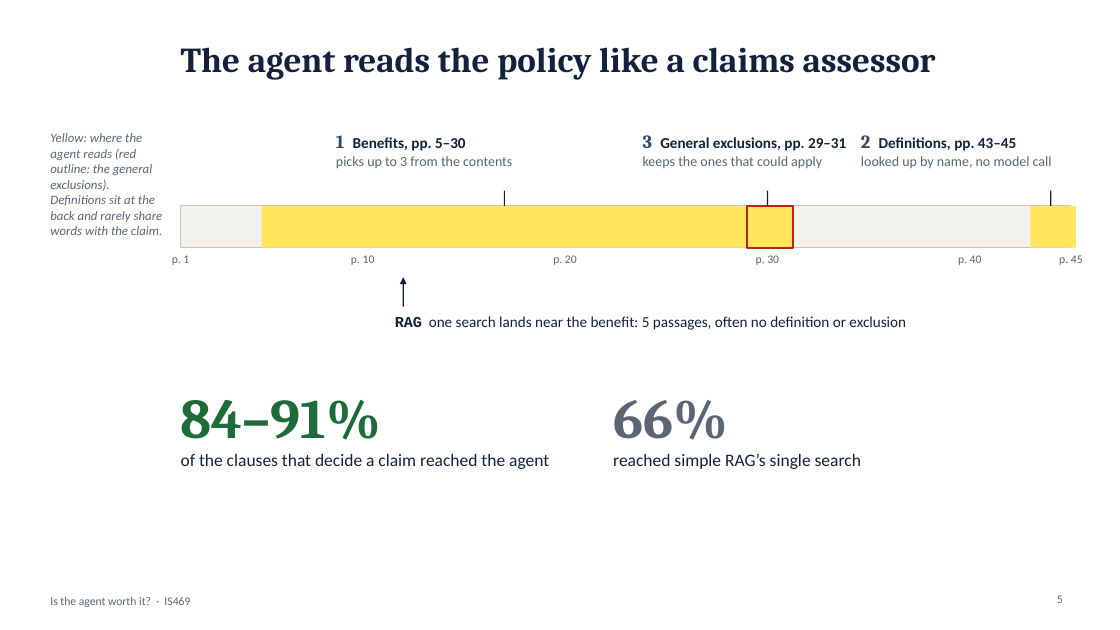
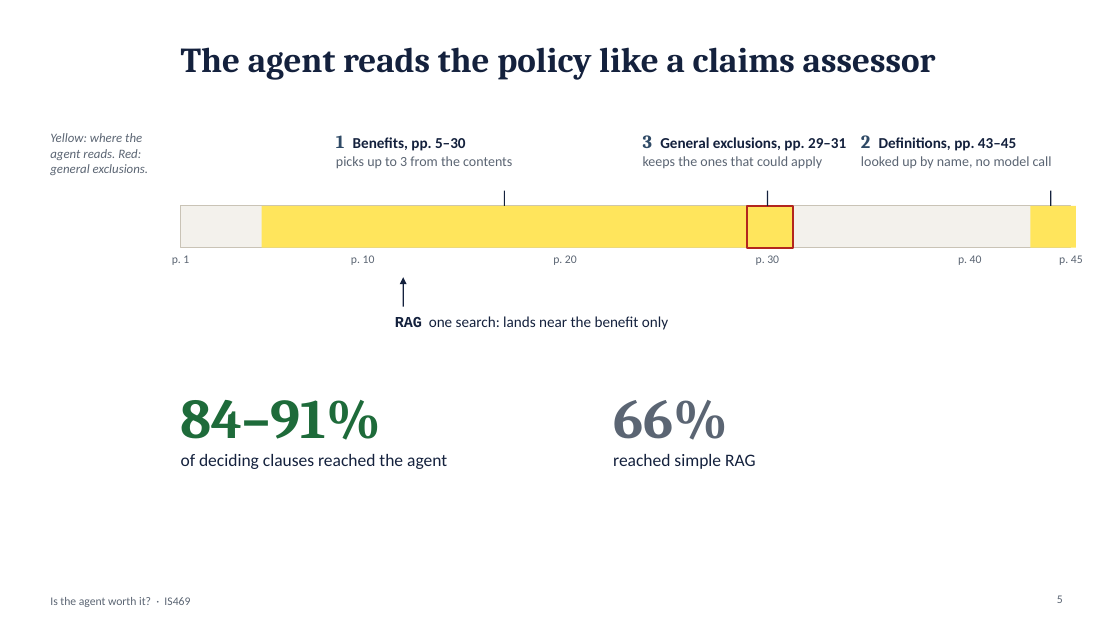
Before and after one commit to yezhan58-oss/insurance_policy_checker-rag, a slide deck: slide 5 of docs/IS469_presentation.pptx. Drawn at 1120x630 pixels with LibreOffice and Linux fonts; fonts in the diff are those of the drawing. Boxes give left, top, right and bottom in pixels: in the first picture for what was removed or moved away, otherwise in the second. Text is boxed around its words. In the diff, an @@ line names an element or a change of style, - is before the commit and + after.

Commit message:
Slides: fewer words per slide, short cue phrases; presentation date filled in

```diff
--- a/docs/IS469_presentation.pptx
+++ b/docs/IS469_presentation.pptx
@@ text at [50,133,148,175]: text changed @@
-Yellow: where the agent reads (red outline: the general exclusions). Definitions sit at the back and rarely share words with the claim.
+Yellow: where the agent reads. Red: general exclusions.
@@ text at [395,316,668,330]: text changed @@
-RAG one search lands near the benefit: 5 passages, often no definition or exclusion
+RAG one search: lands near the benefit only
@@ text at [181,454,447,469]: text changed @@
-of the clauses that decide a claim reached the agent
+of deciding clauses reached the agent
@@ text at [613,454,756,469]: text changed @@
-reached simple RAG’s single search
+reached simple RAG
```
Also in this commit, not shown: 10 other slides changed.
